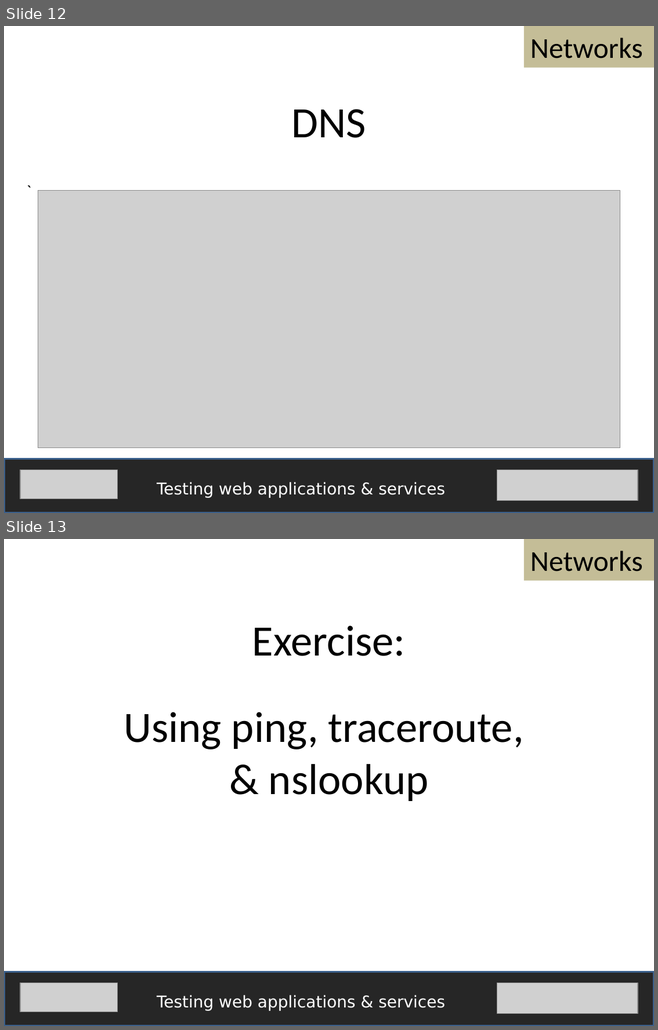
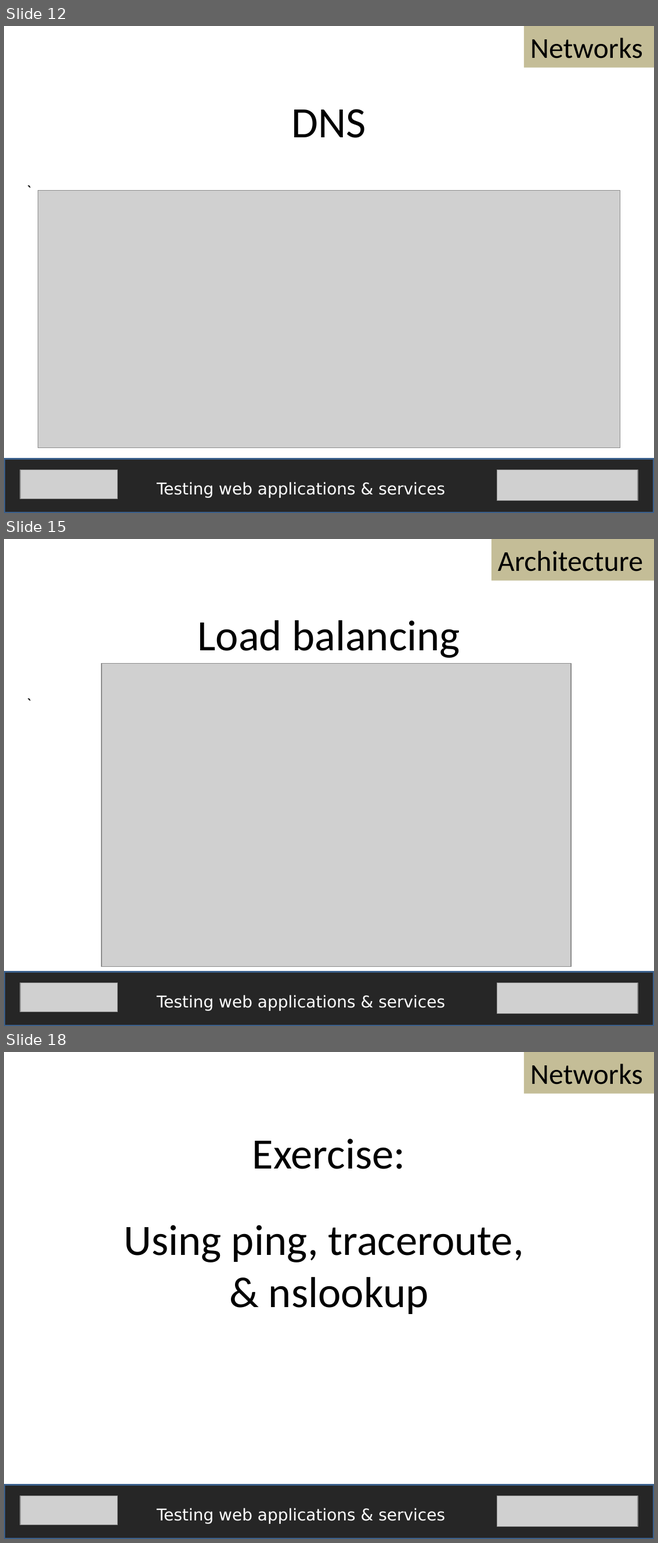
Before and after one commit to fijiaaron/testing-web-apps-and-services, a slide deck: presentations/A technical understanding of the web.pptx. Shown one above the other, each under a label of ours: slides 12 and 13 before the commit, slides 12, 15 and 18 after it; the slides between them are not shown. The pictures are 658x1030 and 658x1543 pixels, drawn with LibreOffice and Linux fonts; fonts in the diff are those of the drawing; grey boxes stand for pictures. Boxes give left, top, right and bottom in pixels: in the first picture for what was removed or moved away, otherwise in the second. Text is boxed around its words. In the diff, an @@ line names an element or a change of style, - is before the commit and + after.

Commit message:
updated curriculum itinerary in introduction and added web architecture to technical understanding

```diff
--- a/presentations/A technical understanding of the web.pptx
+++ b/presentations/A technical understanding of the web.pptx
@@ slide 15 added at (4, 539, 654, 1026), background #FFFFFF @@
@@ rectangle added at (491, 539, 654, 581), fill #C4BD97, 32 pt, text #000000 @@
+Architecture
@@ text added at (198, 620, 460, 658), 48 pt, text #000000 @@
+Load balancing
@@ picture added at (101, 663, 571, 966) @@
@@ text added at (20, 690, 150, 716), 18 pt, text #000000 @@
+`
@@ rectangle added at (4, 972, 654, 1026), fill #262626, outline #3A5F8C 2 pt @@
@@ picture added at (20, 983, 118, 1012) @@
@@ picture added at (496, 983, 637, 1013) @@
@@ text added at (157, 995, 445, 1011), 18 pt, text #FFFFFF @@
+Testing web applications & services
@@ what was slide 13 is now slide 18 @@
```
Also in this commit, not shown: 4 other slides added, 2 other files.
